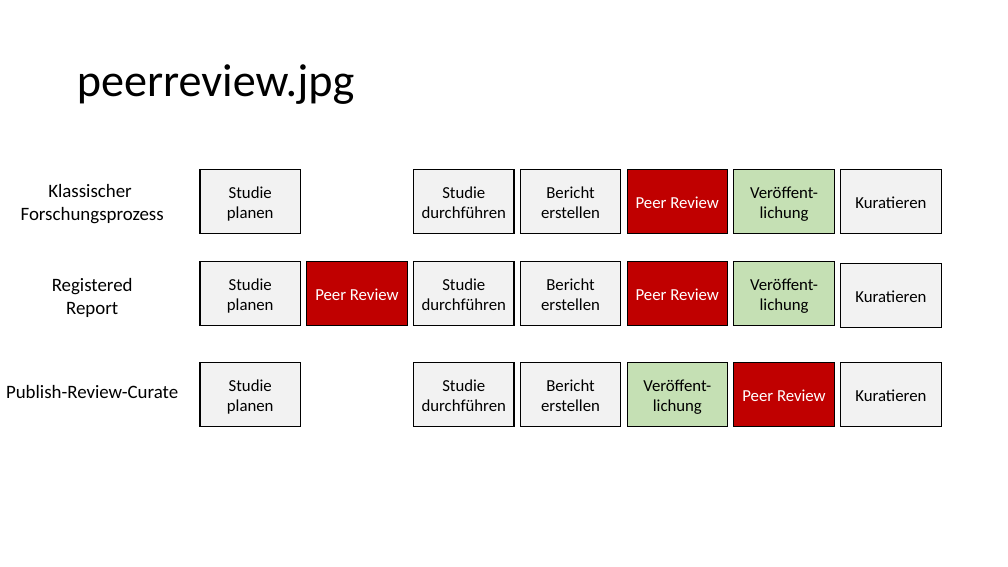
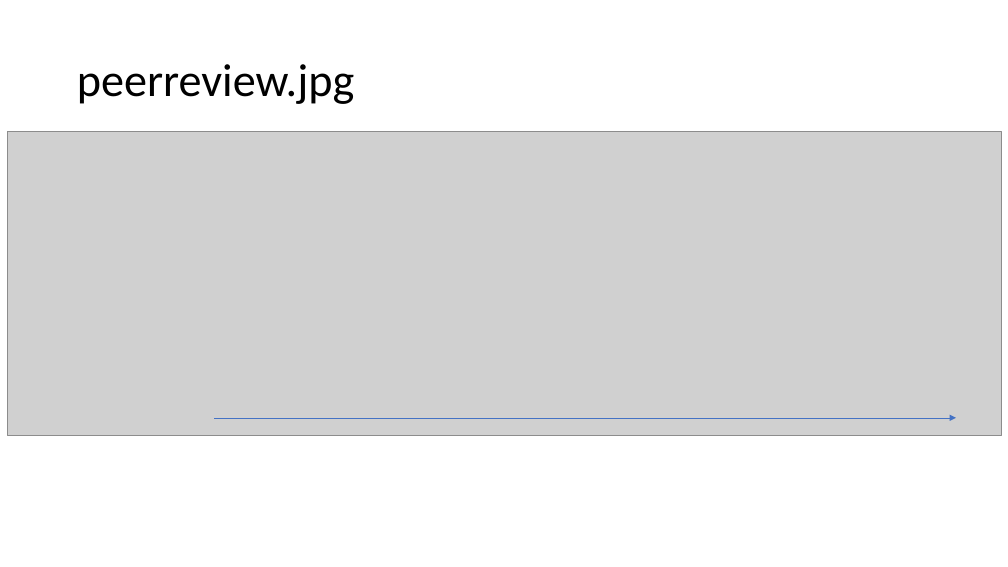
Before and after one commit to LukasRoeseler/opensciencebuch, a slide deck: slide 11 of images/Abbildungen-01.pptx. Drawn at 1008x567 pixels with LibreOffice and Linux fonts; fonts in the diff are those of the drawing; grey boxes stand for pictures. Boxes give left, top, right and bottom in pixels: in the first picture for what was removed or moved away, otherwise in the second. Text is boxed around its words. In the diff, an @@ line names an element or a change of style, - is before the commit and + after.

```diff
--- a/images/Abbildungen-01.pptx
+++ b/images/Abbildungen-01.pptx
@@ picture added at (7,132,1001,436) @@
@@ rectangle removed at (200,169,301,234) @@
-Studie planen
@@ rectangle removed at (414,169,514,234) @@
-Studie durchführen
@@ rectangle removed at (520,169,621,234) @@
-Bericht erstellen
@@ rectangle removed at (628,169,728,234) @@
-Peer Review
@@ rectangle removed at (734,169,835,234) @@
-Veröffent-lichung
@@ rectangle removed at (841,169,941,234) @@
-Kuratieren
@@ text removed at (21,184,164,224) @@
-Klassischer
-Forschungsprozess
@@ rectangle removed at (200,262,301,326) @@
-Studie planen
@@ rectangle removed at (307,262,408,326) @@
-Peer Review
@@ rectangle removed at (414,262,514,326) @@
-Studie durchführen
@@ rectangle removed at (520,262,621,326) @@
-Bericht erstellen
@@ rectangle removed at (628,262,728,326) @@
-Peer Review
@@ rectangle removed at (734,262,835,326) @@
-Veröffent-lichung
@@ rectangle removed at (841,263,941,327) @@
-Kuratieren
@@ text removed at (52,278,133,317) @@
-Registered
-Report
@@ rectangle removed at (200,363,301,427) @@
-Studie planen
@@ rectangle removed at (414,363,514,427) @@
-Studie durchführen
@@ rectangle removed at (520,363,621,427) @@
-Bericht erstellen
@@ rectangle removed at (628,363,728,427) @@
-Veröffent-lichung
@@ rectangle removed at (734,363,835,427) @@
-Peer Review
@@ rectangle removed at (841,363,941,427) @@
-Kuratieren
@@ arrow added from (214, 418) to (957, 418), #4472C4 0.5 pt @@
```
Also in this commit, not shown: 13 other slides changed, 3 slides added, 3 slides removed, 1 other file.
